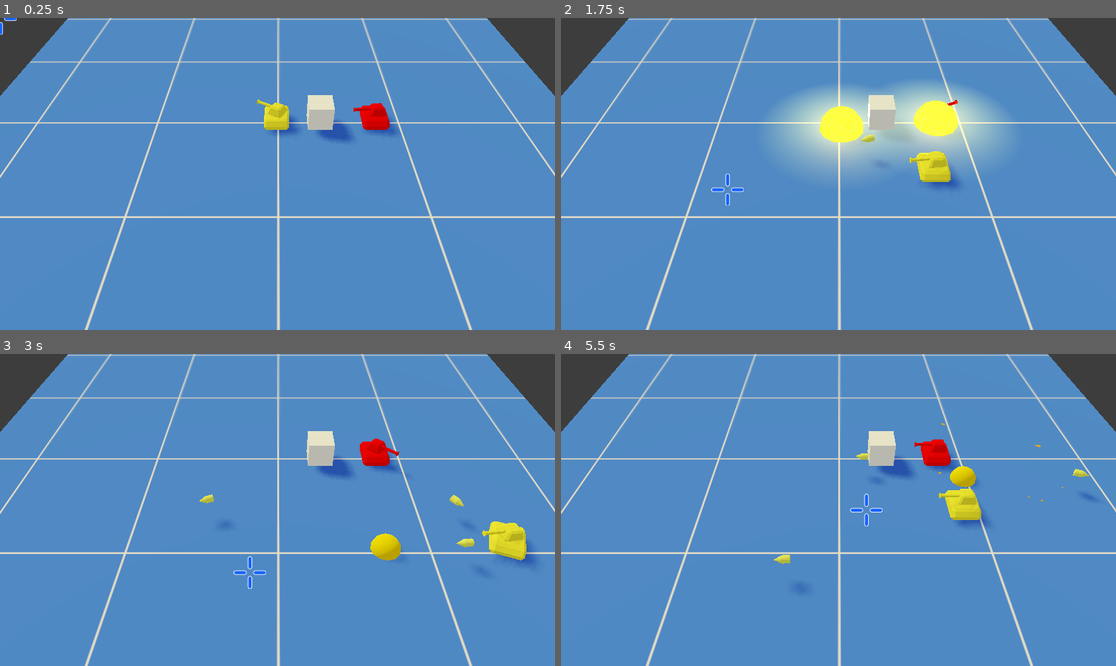
Above: before the commit, frames 1-4 (two rows, left to right).
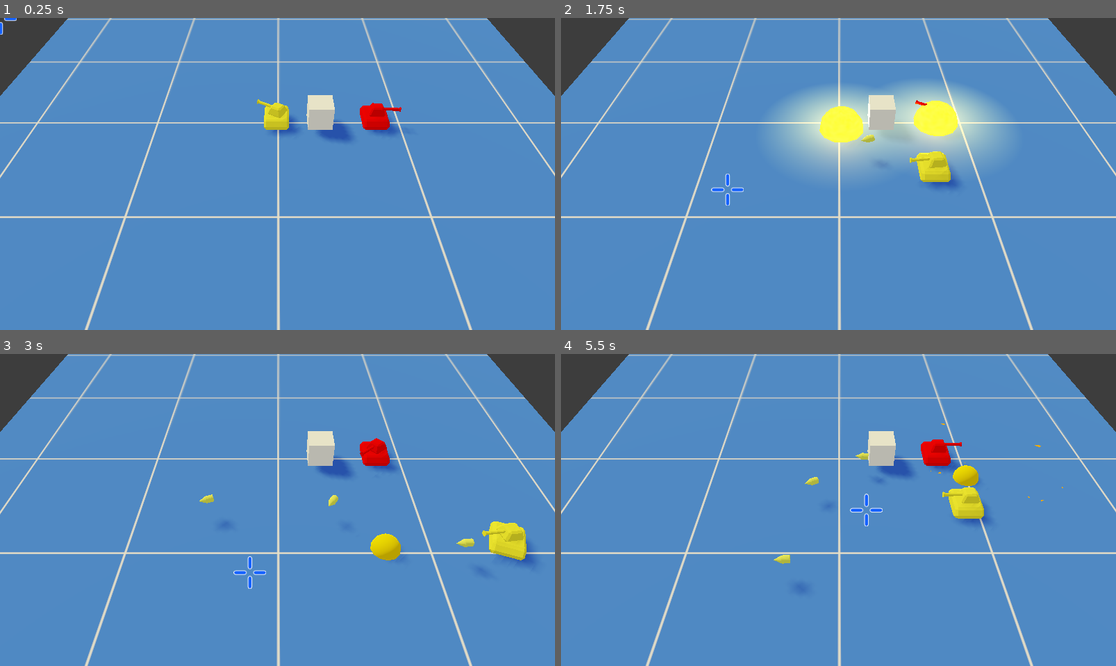
Above: after the commit, the same moments.

Repository: Hasnep/combatanks
Game: Godot game, scene res://World/World.tscn
Two runs of this game, one before a commit and one after it. Both use one fixed random seed, a clock stepped at 60 frames per second and the inputs below.
Inputs (mouse positions are in pixels of both pictures, inside the frame that each line leads up to):
- Up to frame 1 (0.25 s): no input
- Up to frame 2 (1.75 s): tap Enter at 0.5 s; move the mouse to (960, 158) at 0.52 s; hold Right (move_right) 0.53-1.28 s; right-click (960, 158) at 0.6 s; move the mouse to (727, 189) at 1.27 s; hold Down (move_down) from 1.28 s (still down); click (727, 189) at 1.35 s
- Up to frame 3 (3 s): move the mouse to (333, 441) at 2.02 s; release Down (move_down) at 2.03 s; hold Right (move_right) 2.03-2.78 s; right-click (333, 441) at 2.1 s; move the mouse to (249, 572) at 2.77 s; hold Up (move_up) from 2.78 s (still down); click (249, 572) at 2.85 s
- Up to frame 4 (5.5 s): move the mouse to (1005, 556) at 3.52 s; release Up (move_up) at 3.53 s; hold Left (move_left) 3.53-5.03 s; right-click (1005, 556) at 3.6 s; move the mouse to (672, 463) at 4.27 s; click (672, 463) at 4.35 s; move the mouse to (866, 510) at 5.02 s; hold Down (move_down) from 5.03 s (still down); right-click (866, 510) at 5.1 s

The runs differ from the first frame. In frame 1, less than 0.1% of the frame differs, in the area x 63-73%, y 27-32%; in frame 2, less than 0.1%; in frame 3, 0.1%; in frame 4, 0.5%, in the area x 43-97%, y 28-55%.

Commit message:
Simplify enemy rotation
Remove random direction for now

Diff:
--- a/Tank/Enemies/TankEnemyBasic.gd
+++ b/Tank/Enemies/TankEnemyBasic.gd
@@ -41,13 +41,11 @@
 
 var turret_rotation: float = 0.0
 const max_turret_angular_velocity: float = 0.1
-var turret_rotation_direction: int = [-1, 1][randi() % 2]
 
 
 func get_desired_turret_rotation() -> float:
-	print(turret_rotation_direction)
-	turret_rotation += turret_rotation_direction * max_turret_angular_velocity
-	turret_rotation = turret_rotation
+	turret_rotation += max_turret_angular_velocity
+	turret_rotation = fmod(turret_rotation, 2 * PI)
 	return turret_rotation
 
 
